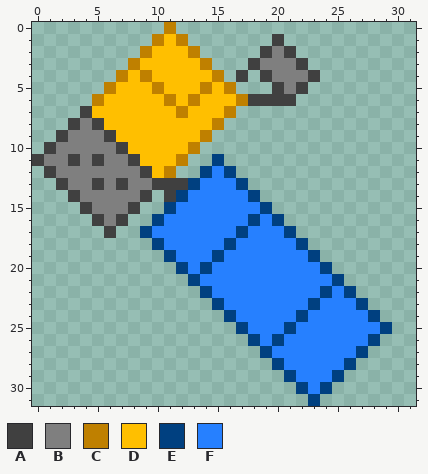
File history of a pixel-art sprite, icons/FengYun-3.gif. Above, as it was before the edit.
The file is 32x32 pixels.
Palette (. is transparent): A #404040  B #7f7f7f  C #bf8000  D #ffbf00  E #004080  F #2680ff
Pixels before, first column x 0:
 0 ...........C..................
 1 ..........CDC.......A.........
 2 .........CDDDC.....ABA........
 3 ........CDDDDDC...ABBBA.......
 4 .......CDCDDDDDC.A.ABBBA......
 5 ......CDDDCDDDCDC...ABA.......
 6 .....CDDDDDCDCDDDCAAAA........
 7 ....ADDDDDDDCDDDC.............
 8 ...ABADDDDDDDDDC..............
 9 ..ABBBADDDDDDDC...............
10 .ABBBBBADDDDDC................
11 ABBABABBADDDC..E..............
12 .ABBBBBBBADC..EFE.............
13 ..ABBABABBAAAEFFFE............
14 ...ABBBBBA.AEFFFFFE...........
15 ....ABBBA..EFFFFFFFE..........
16 .....ABA..EFFFFFFFEFE.........
17 ......A..EFFFFFFFEFFFE........
18 ..........EFFFFFEFFFFFE.......
19 ...........EFFFEFFFFFFFE......
20 ............EFEFFFFFFFFFE.....
21 .............EFFFFFFFFFFFE....
22 ..............EFFFFFFFFFEFE...
23 ...............EFFFFFFFEFFFE..
24 ................EFFFFFEFFFFFE.
25 .................EFFFEFFFFFFFE
26 ..................EFEFFFFFFFE.
27 ...................EFFFFFFFE..
28 ....................EFFFFFE...
29 .....................EFFFE....
30 ......................EFE.....
31 .......................E......
Once edited:
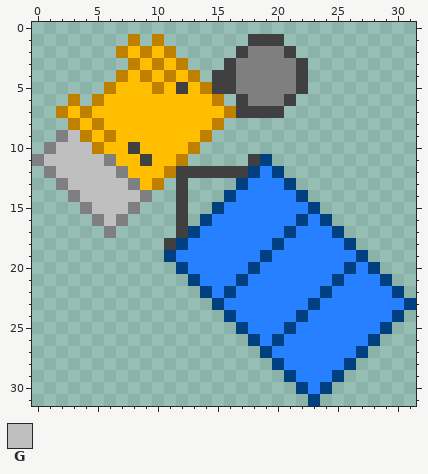
Colours new in this view: G #bfbfbf
The edit:
Changed rows in their new state; - is an unchanged pixel.
first column x 0:
 0 -----------.--------------------
 1 --------C--..-----AA------------
 2 -------CD--C..---ABB------------
 3 ----------C-C..-ABB-------------
 4 -----------C-C.AABBB--A.--------
 5 ------------A--AABBBB-----------
 6 ---C-------D-D-C.ABBB-----------
 7 --CDC-------D----AAAA-----------
 8 ---CDC--------------------------
 9 --BGCDC-------------------------
10 -BGGGCDDA-----------------------
11 BGGGGG-DDA-----.--AE------------
12 -BGGGGG-DD--AAAAAAEFE-----------
13 --BGGGGG-DC.-....-FFFE----------
14 ---BGGGGGB-.A...E-FFFFE---------
15 ----BGGGB--.A..E---FFFFE--------
16 -----BGB--..A.E---F-FFEFE-------
17 ------B--...AE---F----FFFE------
18 ----------.AE---F---E-FFFFE-----
19 ---------------F---E---FFFFE----
20 --------------F---E-----FFEFE---
21 -----------------E--------FFFE--
22 ----------------E---------FFFFE-
23 ---------------------------FFFFE
24 ----------------------------FFE-
Boxes around the changes in both pictures, in picture pixels (x1, y1, x2, y2):
changed: (32, 22, 416, 322)
